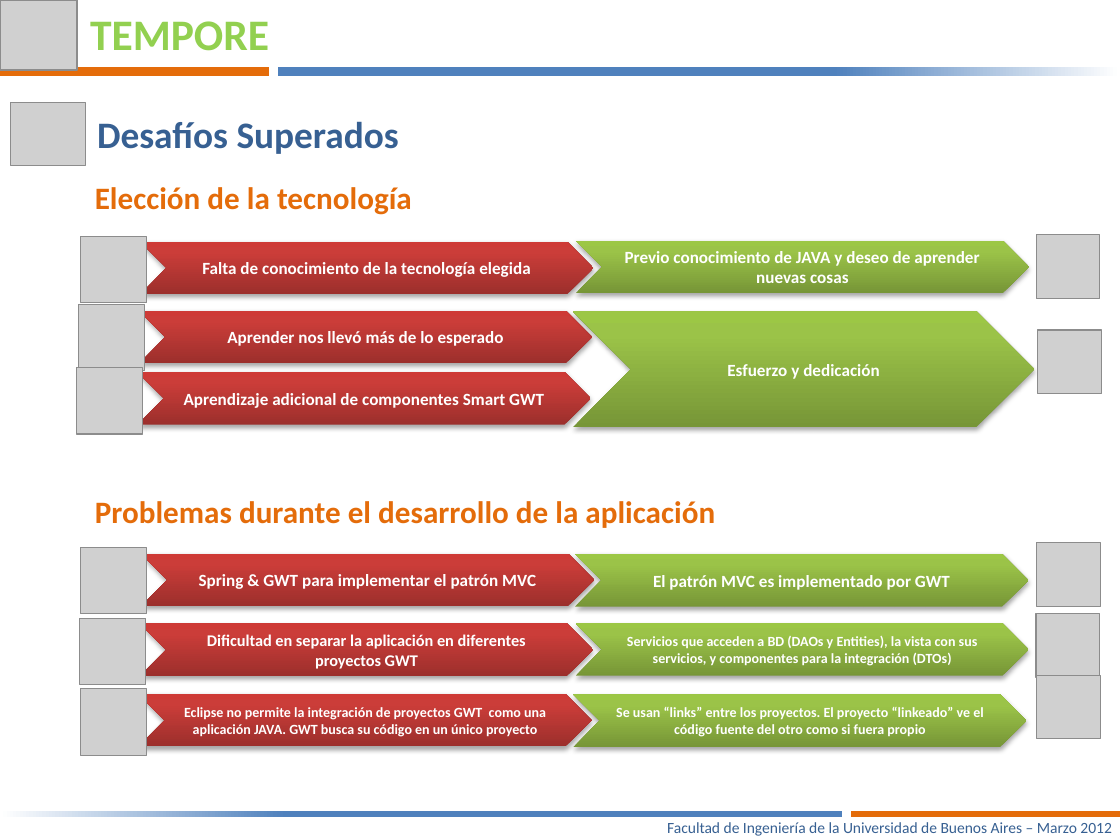
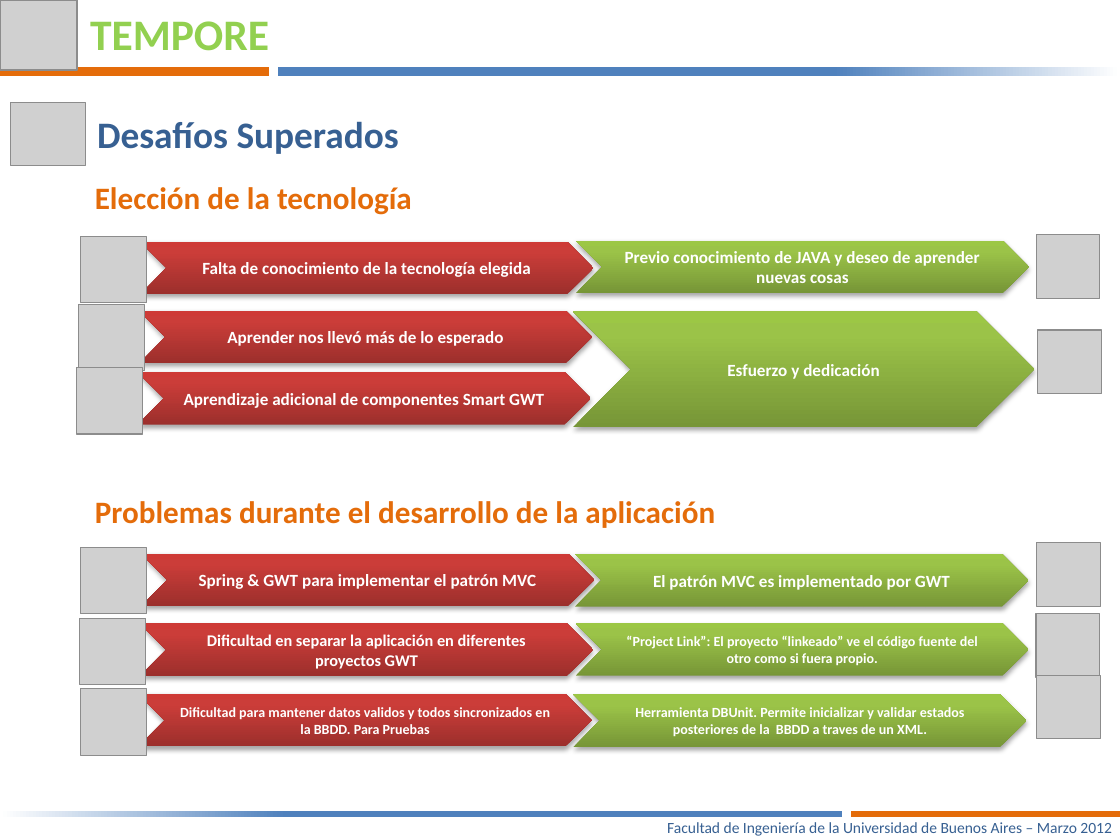
Before and after one commit to joshishimla99/tempore, a slide deck: slide 11 of docs/Presentacion Final/Tempore – Manejá tus tiempos-V6.pptx (slide 12 before the commit). Drawn at 1120x840 pixels with LibreOffice and Linux fonts; fonts in the diff are those of the drawing; grey boxes stand for pictures. Boxes give left, top, right and bottom in pixels: in the first picture for what was removed or moved away, otherwise in the second. Text is boxed around its words. In the diff, an @@ line names an element or a change of style, - is before the commit and + after.

```diff
--- a/docs/Presentacion Final/Tempore – Manejá tus tiempos-V6.pptx
+++ b/docs/Presentacion Final/Tempore – Manejá tus tiempos-V6.pptx
@@ text in chevron at [626, 636, 978, 665]: text changed @@
-Servicios que acceden a BD (DAOs y Entities), la vista con sus servicios, y componentes para la integración (DTOs)
+“Project Link”: El proyecto “linkeado” ve el código fuente del otro como si fuera propio.
@@ text in chevron at [180, 707, 550, 734]: text changed @@
-Eclipse no permite la integración de proyectos GWT como una aplicación JAVA. GWT busca su código en un único proyecto
+Dificultad para mantener datos validos y todos sincronizados en la BBDD. Para Pruebas
@@ text in chevron at [635, 707, 965, 736]: text changed @@
-Se usan “links” entre los proyectos. El proyecto “linkeado” ve el código fuente del otro como si fuera propio
+Herramienta DBUnit. Permite inicializar y validar estados posteriores de la BBDD a traves de un XML.
```
Also in this commit, not shown: 3 other slides changed, 1 slide removed, 6 other files.
